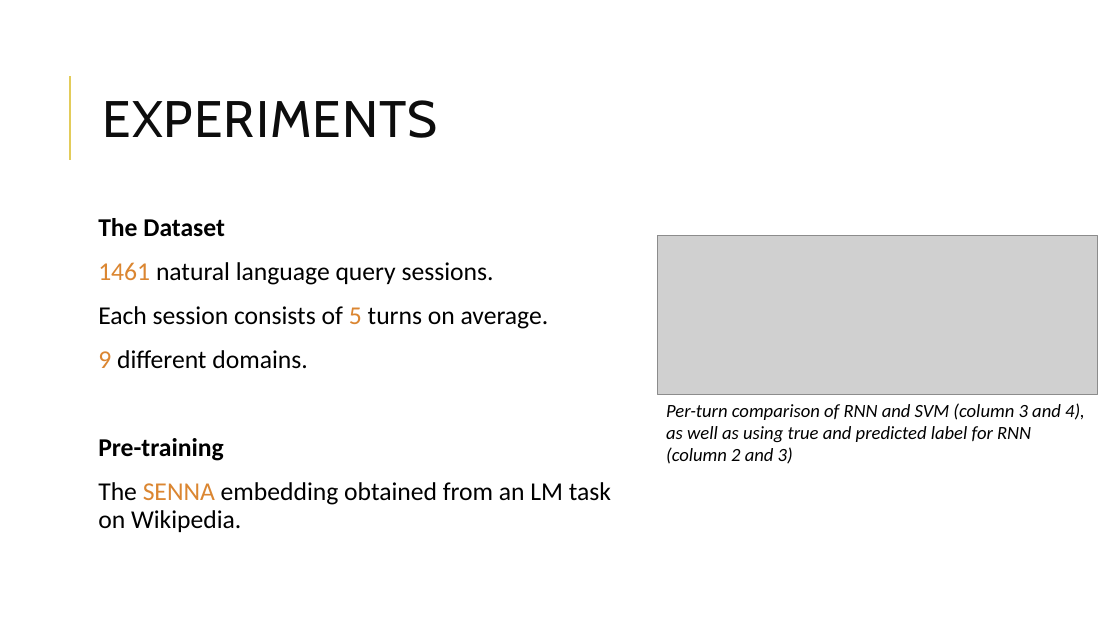
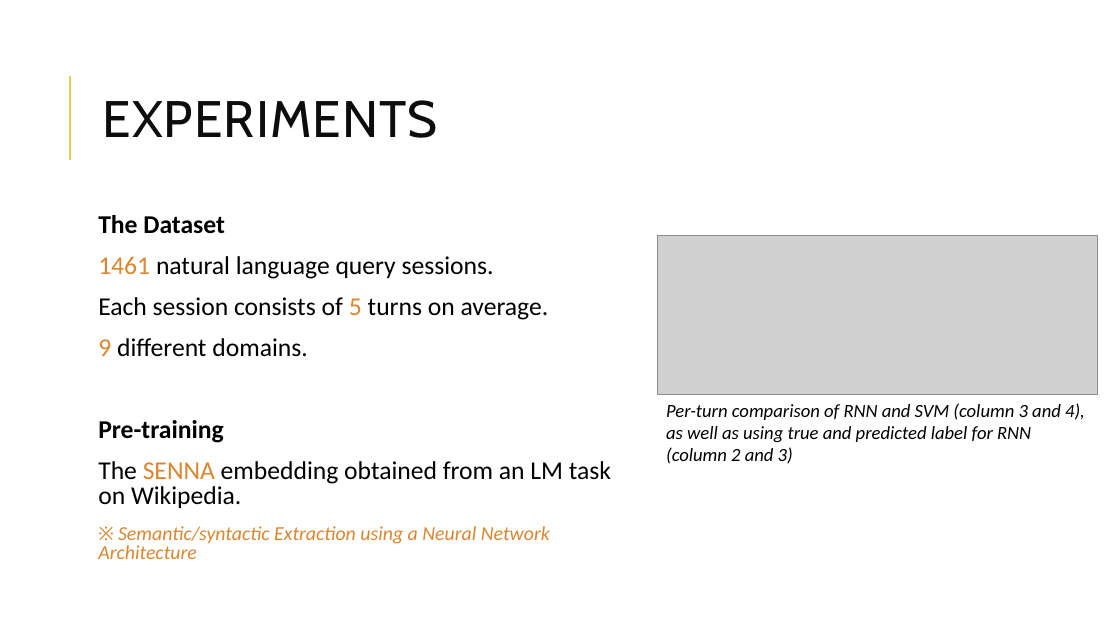
Before and after one commit to fin10/MachineLearningStudy, a slide deck: slide 8 of 160715_전창용.pptx. Drawn at 1120x630 pixels with LibreOffice and Linux fonts; fonts in the diff are those of the drawing; grey boxes stand for pictures; background and template pictures are left out. Boxes give left, top, right and bottom in pixels: in the first picture for what was removed or moved away, otherwise in the second. Text is boxed around its words. In the diff, an @@ line names an element or a change of style, - is before the commit and + after.

```diff
--- a/160715_전창용.pptx
+++ b/160715_전창용.pptx
@@ text at <box>98,215,611,508</box>: line spacing 0.9 to 0.8 @@
@@ text at <box>98,526,550,559</box>: paragraph added @@
+※ Semantic/syntactic Extraction using a Neural Network Architecture
```
Also in this commit, not shown: 2 other slides changed.
